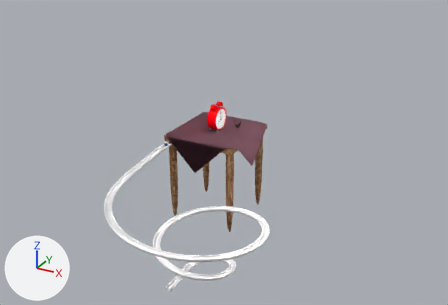
The Blender file 03-Scenes/szene1.blend as it was, and as the next commit left it.
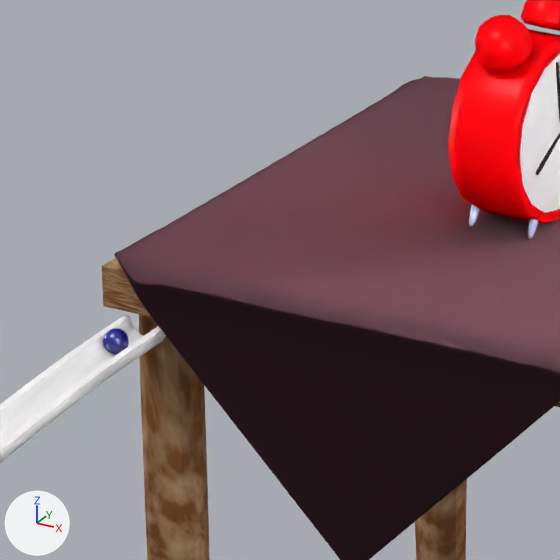
The first picture shows the older version from a 50 mm lens placed at (22.3, -39.3, 17.9), pointed at (0.9, -0.5, -1.5). The close-ups show both versions on the part from 34% to 49% of the width and 34% to 56% of the height of that picture; other places that the commit changed are outside them. Lighting does not change. The marker at lower left points along +X, +Y and +Z.

In view in the first close-up: 'alarm', 'spirale + Kugel', 'tisch.002'.
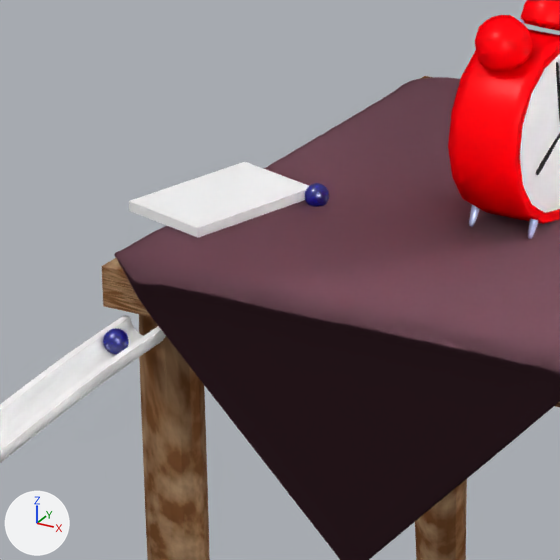
What differs and where, as boxes (x1, y1, x2, y2) in the close-ups (560 x 560 px):
'alarm', moved, turned, rescaled, surface changed: (448, 0, 560, 239) in both
'spirale + Kugel', moved: (0, 316, 166, 463) in both
'Cube', now drawn: after (129, 162, 309, 238)
'kugel allein', added: after (305, 183, 329, 207)

The change, as a list of edits to the scene's bpy script:
```text
Change me_cube_003:
    used by ob_cube; location = (0.0, -0.42, 0.9); rotation_euler = (0.436, 0.0, 0.0), in degrees (25, 0, 0); scale = (0.05, 0.05, 0.1)
    remove me_cube_003.from_pydata(...)  # 0 vertices, 0 faces; spans empty
    add me_cube_003.from_pydata(...)  # 8 vertices, 6 faces; spans x -1.0..1.0, y -1.0..1.0, z -1.0..1.0
    me_cube_003 part 1: the whole mesh is rebuilt
Change col_spirale___kugel:
    add col_spirale___kugel.objects.link(ob_kugel)
Change col_alarm:
    remove col_alarm.objects.link(ob_cube)
    add col_alarm.objects.link(ob_cube_002)
Add col_kugel_allein:
    col_kugel_allein = bpy.data.collections.new('kugel allein')
    col_kugel_allein.objects.link(ob_sphere)
Change ob_sphere:
    remove ob_sphere.parent = ob_spiral_002
    remove ob_sphere.matrix_parent_inverse = Matrix(((1.0, 0.0134, 0.0, -3.0), (-0.0134, 0.999, 0.0527, 0.00153), (0.000707, -0.0527, 0.999, -0.734), (0.0, 0.0, 0.0, 1.0)))
    ob_sphere.location: (2.522, -0.627, 0.923) -> (0.0, 0.0, 0.0)
Change ob_cube:
    ob_cube.location: (0.0, -0.42, 0.9) -> (-2.73, -1.19, 0.19)
    ob_cube.rotation_euler: (0.436, 0.0, 0.0) -> (0.0, 0.0, -0.274)  # degrees (25, 0, 0) -> degrees (0, 0, -16)
    ob_cube.scale: (0.05, 0.05, 0.1) -> (0.5, 0.75, 0.05)
Add ob_cube_002:
    ob_cube_002 = bpy.data.objects.new('Cube.002', me_cube_003.copy())  # the mesh of ob_cube
    ob_cube_002.location = (0.0, -0.417, 0.895)
    ob_cube_002.rotation_euler = (0.436, 0.0, 0.0)  # degrees (25, 0, 0)
    ob_cube_002.scale = (0.05, 0.05, 0.1)
Add ob_kugel:
    ob_kugel = bpy.data.objects.new('kugel', me_sphere)
    ob_kugel.parent = ob_spiral_002
    ob_kugel.matrix_parent_inverse = Matrix(((1.0, 0.0134, 0.0, -3.0), (-0.0134, 0.999, 0.0527, 0.00153), (0.000707, -0.0527, 0.999, -0.734), (0.0, 0.0, 0.0, 1.0)))
    ob_kugel.location = (2.522, -0.627, 0.923)
    ob_kugel.scale = (0.5, 0.5, 0.5)
    _m = ob_kugel.modifiers.new('Subsurf', 'SUBSURF')
    _m.render_levels = 1
Add ob_kugel_allein:
    ob_kugel_allein = bpy.data.objects.new('kugel allein', None)
    ob_kugel_allein.location = (-1.95, -0.7, 0.21)
    ob_kugel_allein.rotation_euler = (0.0, 0.0, -0.316)  # degrees (0, 0, -18)
    ob_kugel_allein.scale = (0.25, 0.25, 0.25)
    ob_kugel_allein.show_instancer_for_render = False
    ob_kugel_allein.instance_type = 'COLLECTION'
    ob_kugel_allein.instance_collection = col_kugel_allein
```
